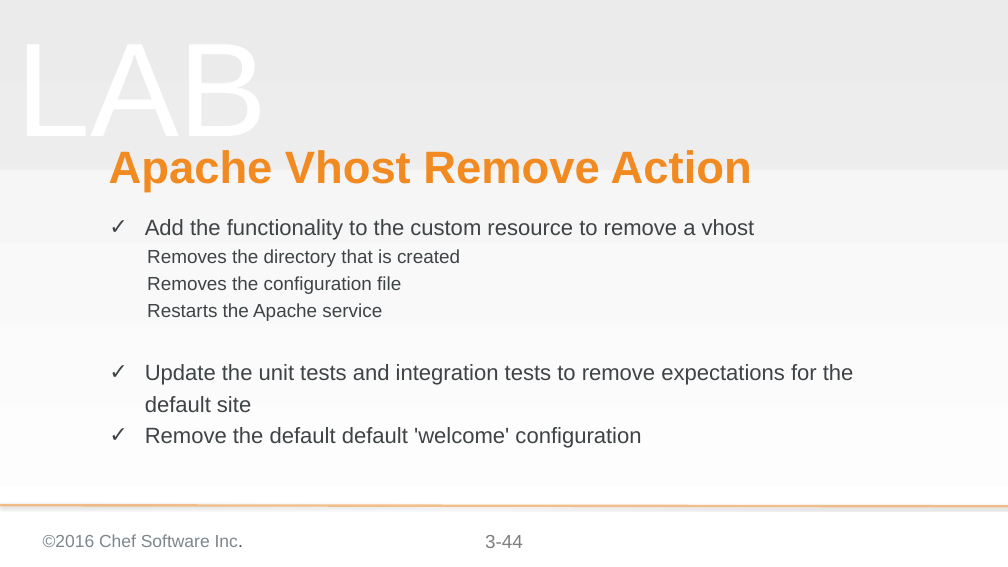
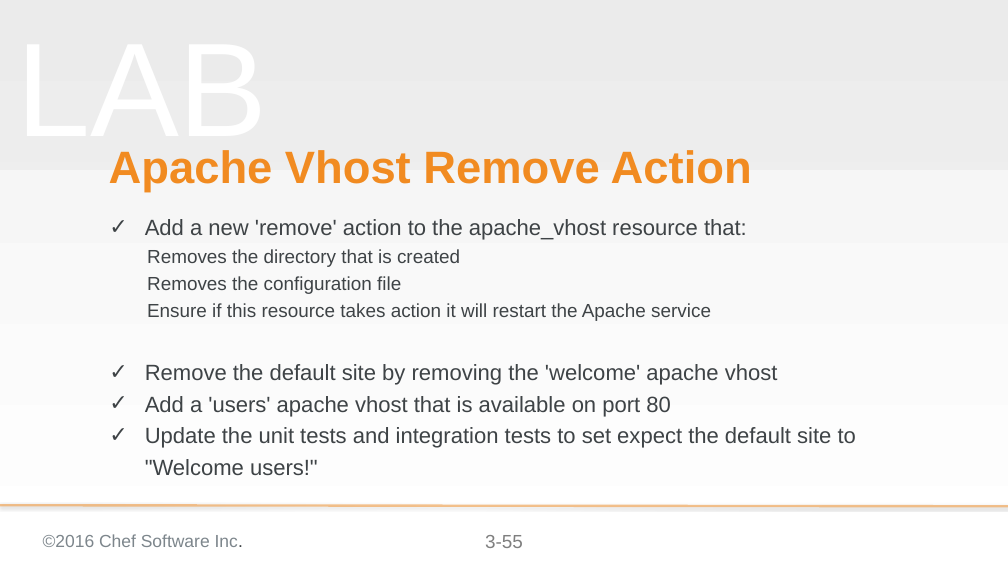
Before and after one commit to chef-training/extending_cookbooks, a slide deck: slide 55 of 03-creating_a_custom_resource-linux.pptx (slide 44 before the commit). Drawn at 1008x567 pixels with LibreOffice and Linux fonts; fonts in the diff are those of the drawing; background and template pictures are left out. Boxes give left, top, right and bottom in pixels: in the first picture for what was removed or moved away, otherwise in the second. Text is boxed around its words. In the diff, an @@ line names an element or a change of style, - is before the commit and + after.

Commit message:
Update creating a custom resource for linux is now code complete

```diff
--- a/03-creating_a_custom_resource-linux.pptx
+++ b/03-creating_a_custom_resource-linux.pptx
@@ subtitle at [145,219,747,240]: text changed @@
-✓ Add the functionality to the custom resource to remove a vhost
+✓ Add a new 'remove' action to the apache_vhost resource that:
@@ subtitle at [145,303,856,475]: text changed @@
-  Restarts the Apache service
-✓ Update the unit tests and integration tests to remove expectations for the default site
-✓ Remove the default default 'welcome' configuration
+  Ensure if this resource takes action it will restart the Apache service
+✓ Remove the default site by removing the 'welcome' apache vhost
+✓ Add a 'users' apache vhost that is available on port 80
+✓ Update the unit tests and integration tests to set expect the default site to "Welcome users!"
@@ page number at [485,535,523,548]: text changed @@
-3-44
+3-55
```
Also in this commit, not shown: 29 other slides changed, 12 slides added, 2 slides removed.
